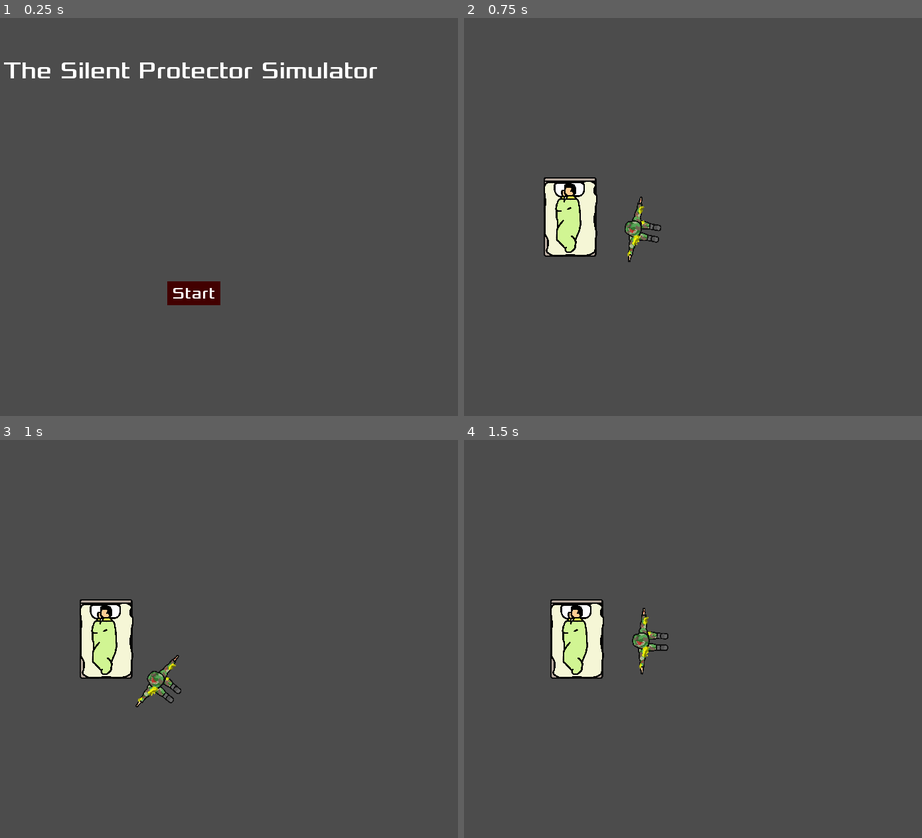
Above: before the commit, frames 1-4 (two rows, left to right).
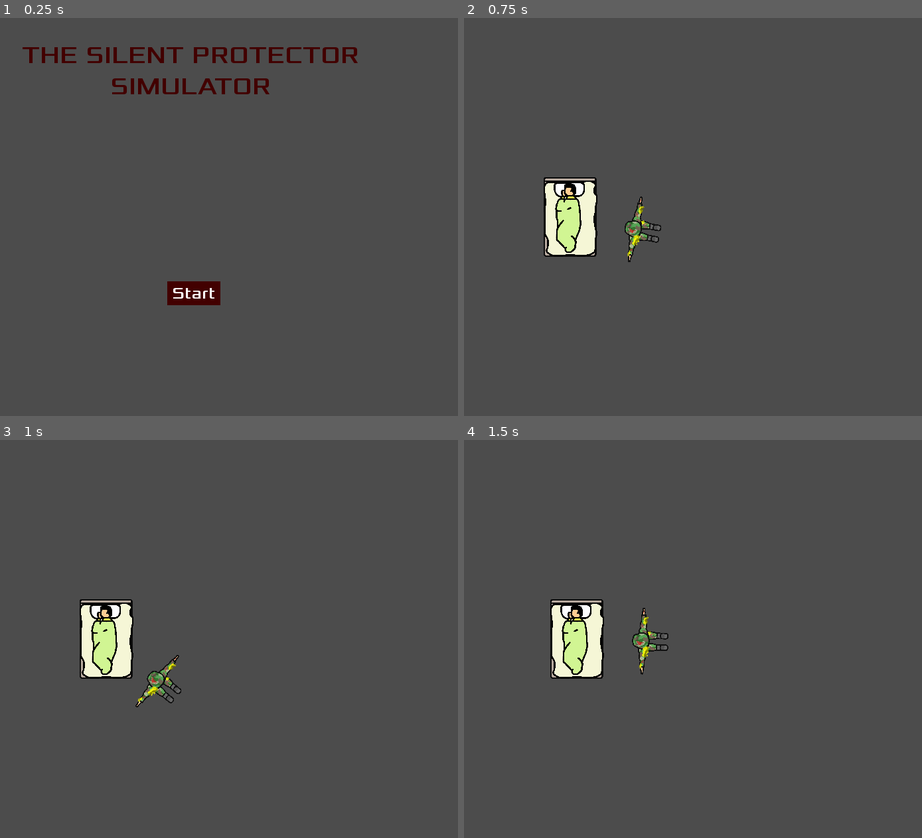
Above: after the commit, the same moments.

Repository: honoriocassiano/the-silent-protector-simulator
Game: Godot game, scene res://Main.tscn
The game is run twice, just before and just after one commit, with the same random seed, the same clock (stepped at 60 frames per second) and the same inputs.
Inputs (mouse positions are in pixels of both pictures, inside the frame that each line leads up to):
- Up to frame 1 (0.25 s): no input
- Up to frame 2 (0.75 s): click "Start" at 0.5 s
- Up to frame 3 (1 s): no input
- Up to frame 4 (1.5 s): move the mouse to (775, 619) at 1.27 s; hold Right (move_right) from 1.28 s (still down)

The runs differ from the first frame. In frame 1, 2.8% of the frame differs, in the area x 0-83%, y 7-20%; in frame 2, nothing differs; in frame 3, nothing differs; in frame 4, nothing differs.

Commit message:
Stylize game title

Diff:
--- a/HUD.tscn
+++ b/HUD.tscn
@@ -43,7 +43,10 @@
 grow_vertical = 2
 rect_pivot_offset = Vector2( 282, 22 )
 custom_fonts/font = SubResource( 1 )
-text = "The Silent Protector Simulator"
+custom_colors/font_color = Color( 0.258824, 0, 0, 1 )
+text = "THE SILENT PROTECTOR SIMULATOR"
+align = 1
+autowrap = true
 __meta__ = {
 "_edit_use_anchors_": false
 }
